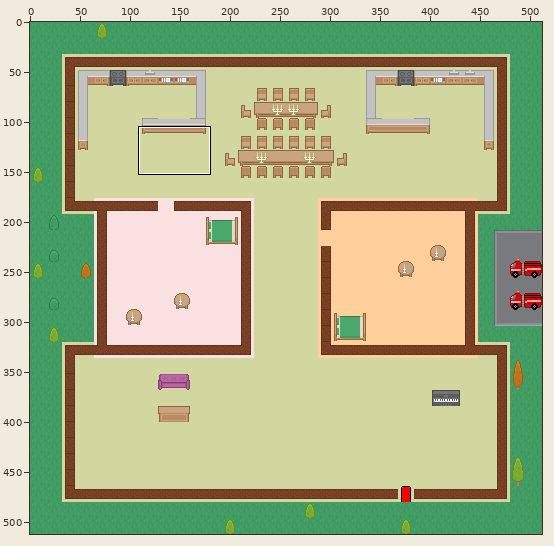
One commit to this sprite sheet: FireEscape/res/title_file.png. The first picture is a wide view before the edit; the outline marks the close-up.
Close-up. Before the commit:
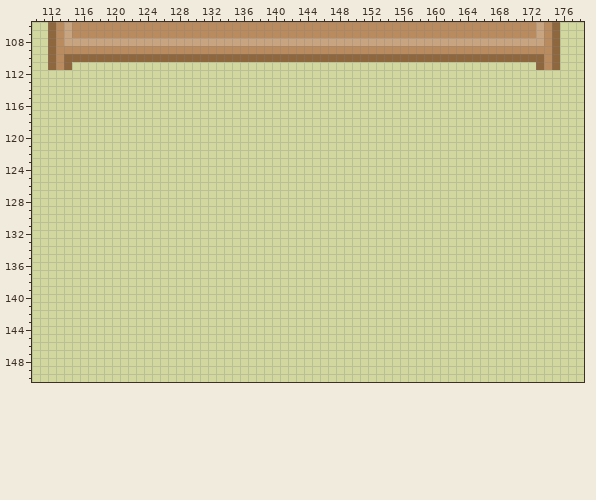
The file is 512x512 pixels. Colours within 5 levels of each other are drawn and written as one. Shown: x 110..178, y 106..150. The commit also changed other parts of the picture, which this record leaves out.
After the commit:
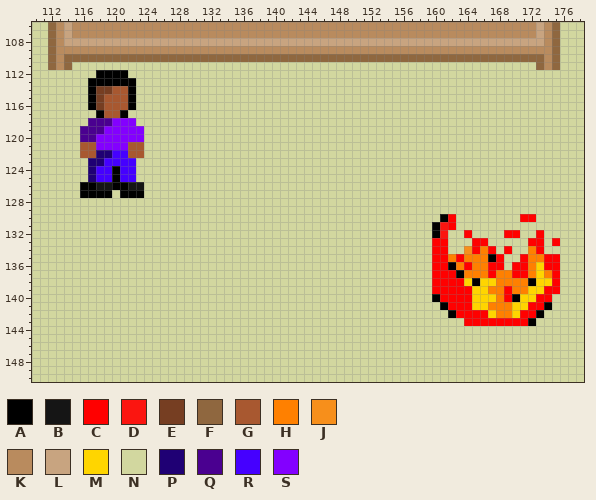
Palette (. is transparent): A #000000  B #151515  C #ff0000  D #fb1510  E #763e22  F #8f673f  G #a85830  H #ff8000  J #f78f1b  K #b98b5e  L #c8a480  M #ffd500  N #d2d79f  P #1f0074  Q #4a0090  R #4500ff  S #8300ff
From old to new:
Changed rows in their new state; - is an unchanged pixel.
first column x 116:
112 --AAAA------------------------------------------------------
113 -AAAAAA-----------------------------------------------------
114 -AEEGGA-----------------------------------------------------
115 -AEGGGA-----------------------------------------------------
116 -AEGGGA-----------------------------------------------------
117 --AGGA------------------------------------------------------
118 -QQQSSS-----------------------------------------------------
119 QQQSSSSS----------------------------------------------------
120 QQSSSSSS----------------------------------------------------
121 GGSSSSGG----------------------------------------------------
122 GGPPRRGG----------------------------------------------------
123 -PPRRRR-----------------------------------------------------
124 -PRRARR-----------------------------------------------------
125 -PRRARR-----------------------------------------------------
126 AABBAABB----------------------------------------------------
127 AAAA-AAA----------------------------------------------------
130 ---------------------------------------------AC--------CC---
131 --------------------------------------------ADC-------------
132 --------------------------------------------AD--C----CC--C--
133 --------------------------------------------CC---CC-----CC-C
134 --------------------------------------------CC--JCHC-C--HC--
135 --------------------------------------------CCHCHHHAC--CHHCC
136 --------------------------------------------CCAHCHHCC-CCHMCC
137 --------------------------------------------CCCAHHHCHHCCHMHC
138 --------------------------------------------CCCCMAMMHHHHAMMC
139 --------------------------------------------CCCCCMMHHCHHMMCC
140 --------------------------------------------ACCCCMMMHCAMMCC-
141 ---------------------------------------------ACCCMMHHHMMCCA-
142 ----------------------------------------------ACCCCMHHMCCA--
143 ------------------------------------------------CCCCCCCCA---
Changed places in both close-ups, as pixel boxes (x1, y1, x2, y2):
changed: (80, 70, 144, 198)
changed: (432, 214, 560, 326)
